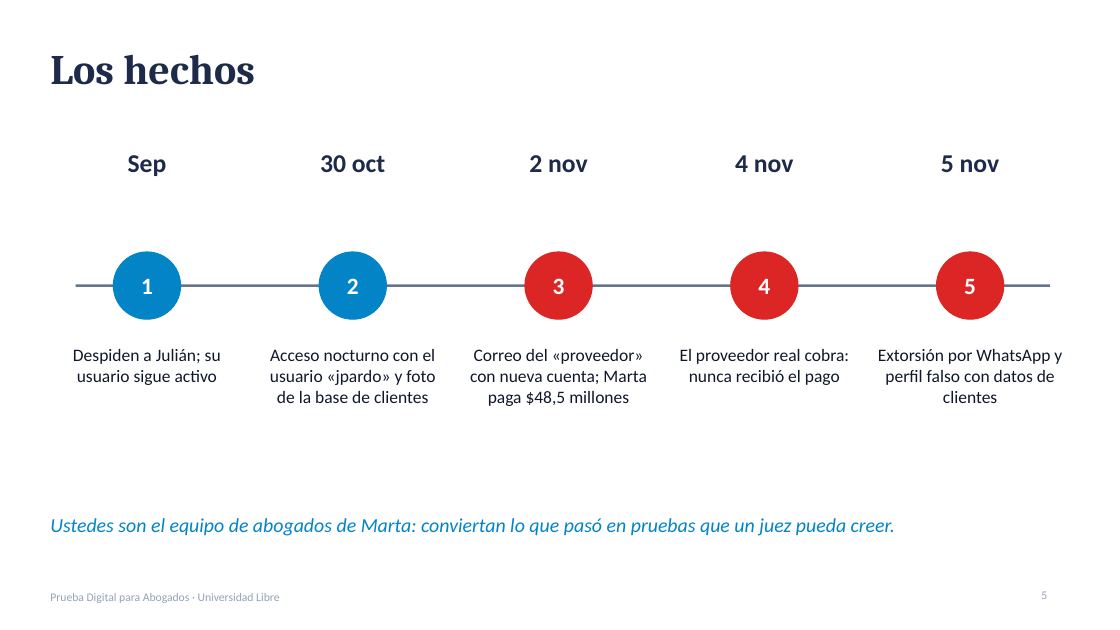
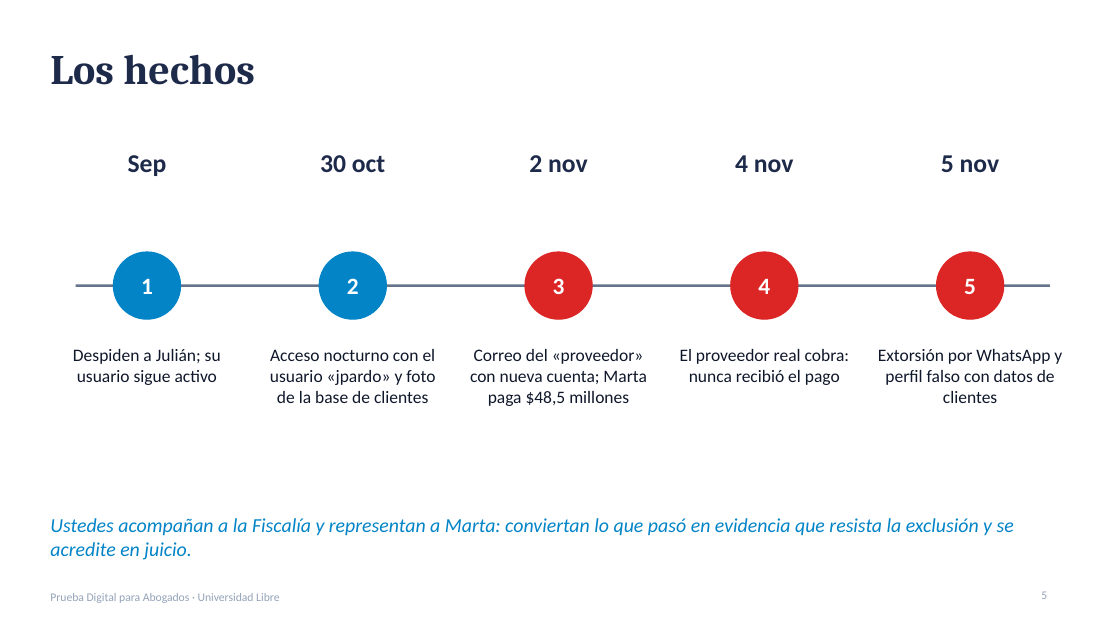
Before and after one commit to CertAcademico/cert-academico-by-redciber-org, a slide deck: slide 5 of materiales/prueba-digital/presentacion-prueba-digital-unilibre.pptx. Drawn at 1120x630 pixels with LibreOffice and Linux fonts; fonts in the diff are those of the drawing. Boxes give left, top, right and bottom in pixels: in the first picture for what was removed or moved away, otherwise in the second. Text is boxed around its words. In the diff, an @@ line names an element or a change of style, - is before the commit and + after.

```diff
--- a/materiales/prueba-digital/presentacion-prueba-digital-unilibre.pptx
+++ b/materiales/prueba-digital/presentacion-prueba-digital-unilibre.pptx
@@ text at <box>50,518,1014,560</box>: text changed @@
-Ustedes son el equipo de abogados de Marta: conviertan lo que pasó en pruebas que un juez pueda creer.
+Ustedes acompañan a la Fiscalía y representan a Marta: conviertan lo que pasó en evidencia que resista la exclusión y se acredite en juicio.
```
Also in this commit, not shown: 6 other slides changed, 1 slide added, 1 slide removed, 2 other files.
